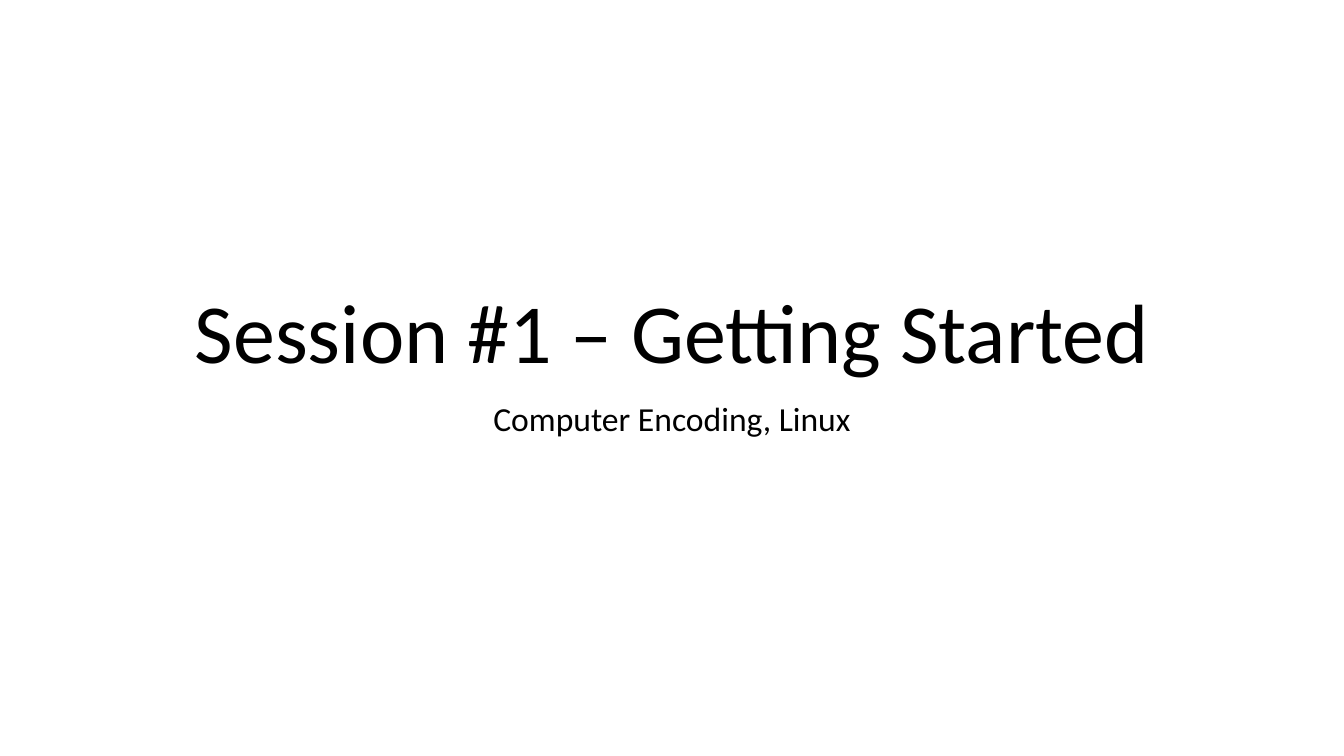
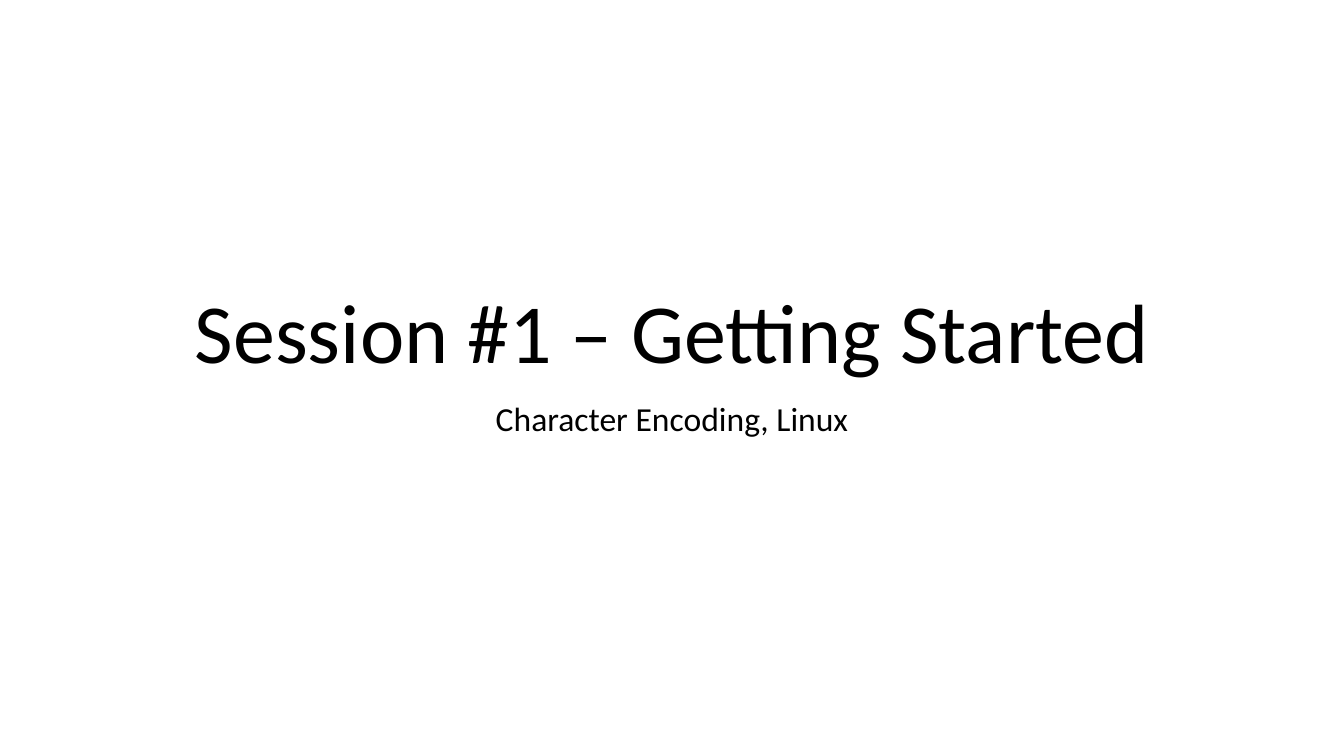
Before and after one commit to Cyanivde/technion-ctf, a slide deck: slide 1 of files/basics.pptx. Drawn at 1344x756 pixels with LibreOffice and Linux fonts; fonts in the diff are those of the drawing. Boxes give left, top, right and bottom in pixels: in the first picture for what was removed or moved away, otherwise in the second. Text is boxed around its words. In the diff, an @@ line names an element or a change of style, - is before the commit and + after.

```diff
--- a/files/basics.pptx
+++ b/files/basics.pptx
@@ subtitle at box(496, 407, 848, 437): text changed @@
-Computer Encoding, Linux
+Character Encoding, Linux
```
Also in this commit, not shown: 2 other slides changed, 6 other files.
